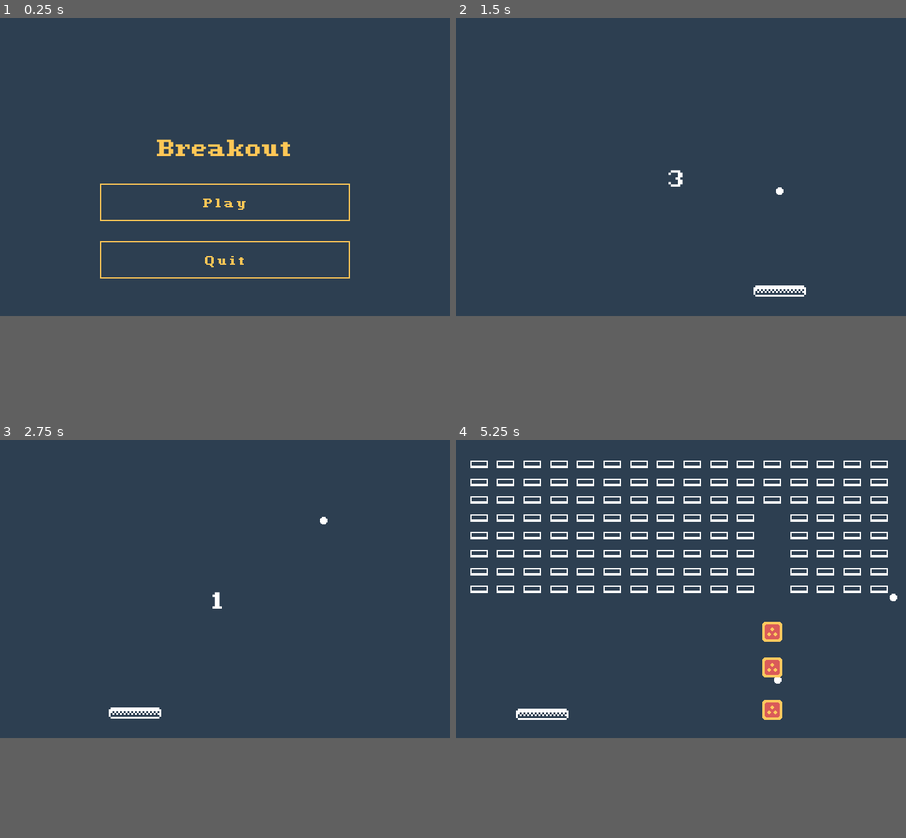
Above: before the commit, frames 1-4 (two rows, left to right).
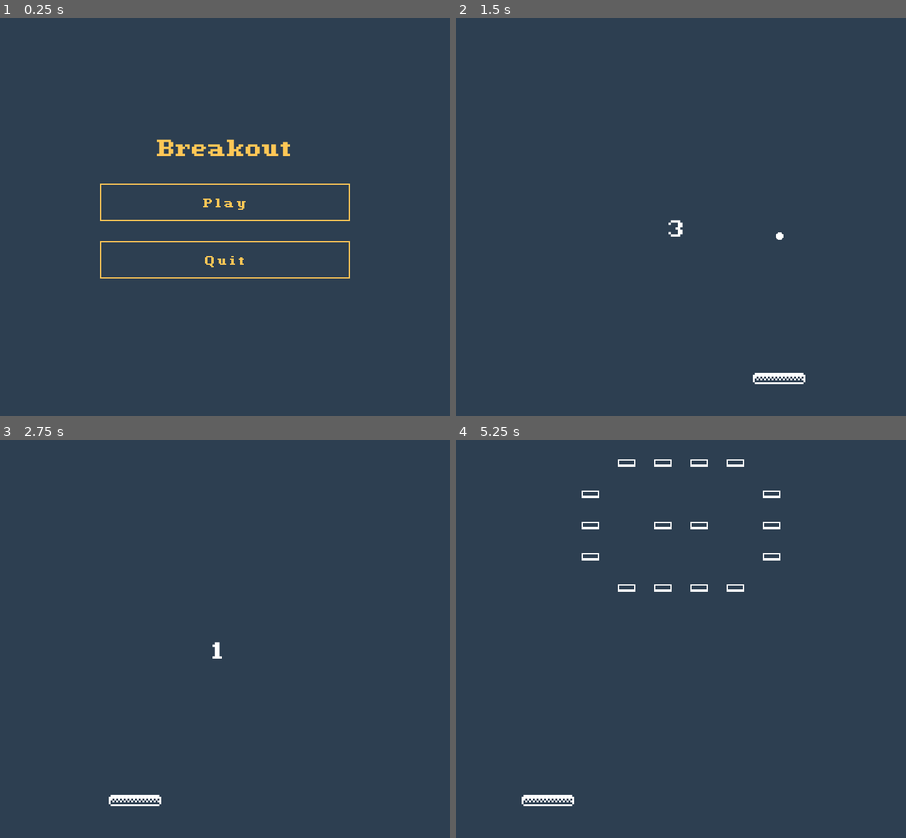
Above: after the commit, the same moments.

Repository: cnnranderson/godot-breakout
Game: Godot game, scene res://scenes/main/MainScene.tscn
Two runs of this game, one before a commit and one after it. Both use one fixed random seed, a clock stepped at 60 frames per second and the inputs below. Sound files missing from this copy of the repository are replaced by a short silence.
Inputs (mouse positions are in pixels of both pictures, inside the frame that each line leads up to):
- Up to frame 1 (0.25 s): no input
- Up to frame 2 (1.5 s): click "Play" at 0.5 s; tap Enter at 1.25 s; move the mouse to (780, 149) at 1.27 s; hold Up (ui_up) from 1.28 s (still down)
- Up to frame 3 (2.75 s): move the mouse to (135, 603) at 2.02 s; release Up (ui_up) at 2.03 s
- Up to frame 4 (5.25 s): move the mouse to (726, 523) at 2.77 s; hold Up (ui_up) 2.78-4.28 s; move the mouse to (658, 646) at 3.52 s; move the mouse to (816, 635) at 4.27 s; move the mouse to (546, 543) at 5.02 s
In our replay, the window is 720x480 before the commit and 720x640 after it. These sizes can differ from the game's own. Grey fills any space a smaller window leaves; there, only what the larger window draws over its background counts as a difference.

The runs differ from the first frame. In frame 1, only the window size differs. In frame 2, 0.6% of the frame differs, in the area x 47-78%, y 38-92%; in frame 3, 0.6%; in frame 4, 6.7%, in the area x 3-99%, y 4-92%.

Commit message:
Increase the size of the play space

Diff:
--- a/entities/grid/Grid.gd
+++ b/entities/grid/Grid.gd
@@ -18,22 +18,26 @@
 	_init_grid()
 
 func _init_grid():
-	LevelLoader.load_level(LevelLoader.Level.TEST_LEVEL)
+	var level = LevelLoader.load_level(LevelLoader.Level.TEST_LEVEL)
+	print("Loaded level: %s" % level.name)
+	grid_size = Vector2(level.columns, level.rows)
+
 	grid = []
 	for i in range(grid_size.y):
 		grid.append([])
 		for j in range(grid_size.x):
-			var b = _create_brick(Vector2(j, i))
+			if level.pattern[i][j] == "0": continue
+			var b = _create_brick(Vector2(j, i), int(level.pattern[i][j]))
 			grid[i].append(b)
 			bricks_left += 1
 			$Bricks.add_child(b)
 
-func _create_brick(coord):
+func _create_brick(coord, hp):
 	var brick = _Brick.instance()
 	brick.grid_coord = coord
 	brick.position = Vector2(coord.x * (640.0 / (grid_size.x - 1)) + x_bounds, \
 							coord.y * (200.0 / (grid_size.y - 1)) + y_bounds)
-	brick.hp = 2 if Helpers.chance_luck(25) else 1
+	brick.hp = hp
 	brick.powerup = POWERUP_MULTI if Helpers.chance_luck(50) else null
 	return brick
 
--- a/entities/paddle/Paddle.gd
+++ b/entities/paddle/Paddle.gd
@@ -1,8 +1,8 @@
 extends KinematicBody2D
 class_name Paddle
 
-export(int) var speed = 0.00001
-export(int) var start_y = 440
+export(int) var speed = 20
+export(int) var start_y = 580
 
 onready var width = $Sprite.texture.get_width() * scale.x
 
@@ -21,6 +21,6 @@
 	# velocity = position.direction_to(target) * speed
 	# velocity = move_and_slide(velocity)
 
-	position.x = lerp(target.x, position.x, speed)
+	position.x = lerp(position.x, target.x, speed * delta)
 	position.x = clamp(position.x, width / 2, 720 - width / 2)
 	position.y = start_y
--- a/levels/level_1.tres
+++ b/levels/level_1.tres
@@ -1,4 +1,12 @@
 {
-	"level": "name",
-	"test": "test"
+	"name": "Test Name",
+	"rows": 5,
+	"columns": 12,
+	"pattern": [
+		"000011110000",
+		"000100001000",
+		"000102201000",
+		"000100001000",
+		"000011110000"
+	]
 }
--- a/project.godot
+++ b/project.godot
@@ -66,9 +66,9 @@
 [display]
 
 window/size/width=720
-window/size/height=480
+window/size/height=640
 window/size/test_width=720
-window/size/test_height=480
+window/size/test_height=640
 window/stretch/mode="2d"
 window/stretch/aspect="keep"
 
--- a/scenes/game/GameScene.tscn
+++ b/scenes/game/GameScene.tscn
@@ -15,12 +15,12 @@
 script = ExtResource( 1 )
 
 [node name="Camera" type="Camera2D" parent="."]
-position = Vector2( 360, 240 )
+position = Vector2( 360, 320 )
 current = true
 script = ExtResource( 6 )
 
 [node name="Paddle" parent="." instance=ExtResource( 2 )]
-position = Vector2( 360, 440 )
+position = Vector2( 360, 580 )
 
 [node name="Grid" parent="." instance=ExtResource( 3 )]
 position = Vector2( 360, 140 )
@@ -28,7 +28,7 @@
 [node name="Walls" type="StaticBody2D" parent="."]
 
 [node name="CollisionPolygon2D" type="CollisionPolygon2D" parent="Walls"]
-polygon = PoolVector2Array( -20, -20, 740, -20, 740, 500, 720, 500, 720, 0, 0, 0, 0, 500, -20, 500 )
+polygon = PoolVector2Array( -20, -20, 740, -20, 740, 640, 720, 640, 720, 0, 0, 0, 0, 640, -20, 640 )
 
 [node name="Timers" type="CanvasLayer" parent="."]
 
--- a/scenes/main/MainScene.tscn
+++ b/scenes/main/MainScene.tscn
@@ -7,10 +7,10 @@
 
 [node name="Background" type="ColorRect" parent="."]
 margin_left = -180.0
-margin_top = -120.0
+margin_top = -160.0
 margin_right = 900.0
-margin_bottom = 600.0
-rect_min_size = Vector2( 1080, 720 )
+margin_bottom = 800.0
+rect_min_size = Vector2( 1080, 960 )
 size_flags_horizontal = 3
 size_flags_vertical = 3
 color = Color( 0.180392, 0.25098, 0.321569, 1 )
--- a/scripts/LevelLoader.gd
+++ b/scripts/LevelLoader.gd
@@ -20,39 +20,5 @@
 
 	level.open(Levels[level_name], File.READ)
 	var level_data = parse_json(level.get_as_text())
-	print(level_data)
-
 	level.close()
-
-func load_game():
-	var save_game = File.new()
-	if not save_game.file_exists("user://savegame.save"):
-		return # Error! We don't have a save to load.
-
-	# We need to revert the game state so we're not cloning objects
-	# during loading. This will vary wildly depending on the needs of a
-	# project, so take care with this step.
-	# For our example, we will accomplish this by deleting saveable objects.
-	var save_nodes = get_tree().get_nodes_in_group("Persist")
-	for i in save_nodes:
-		i.queue_free()
-
-	# Load the file line by line and process that dictionary to restore
-	# the object it represents.
-	save_game.open("user://savegame.save", File.READ)
-	while save_game.get_position() < save_game.get_len():
-		# Get the saved dictionary from the next line in the save file
-		var node_data = parse_json(save_game.get_line())
-
-		# Firstly, we need to create the object and add it to the tree and set its position.
-		var new_object = load(node_data["filename"]).instance()
-		get_node(node_data["parent"]).add_child(new_object)
-		new_object.position = Vector2(node_data["pos_x"], node_data["pos_y"])
-
-		# Now we set the remaining variables.
-		for i in node_data.keys():
-			if i == "filename" or i == "parent" or i == "pos_x" or i == "pos_y":
-				continue
-			new_object.set(i, node_data[i])
-
-	save_game.close()
+	return level_data
